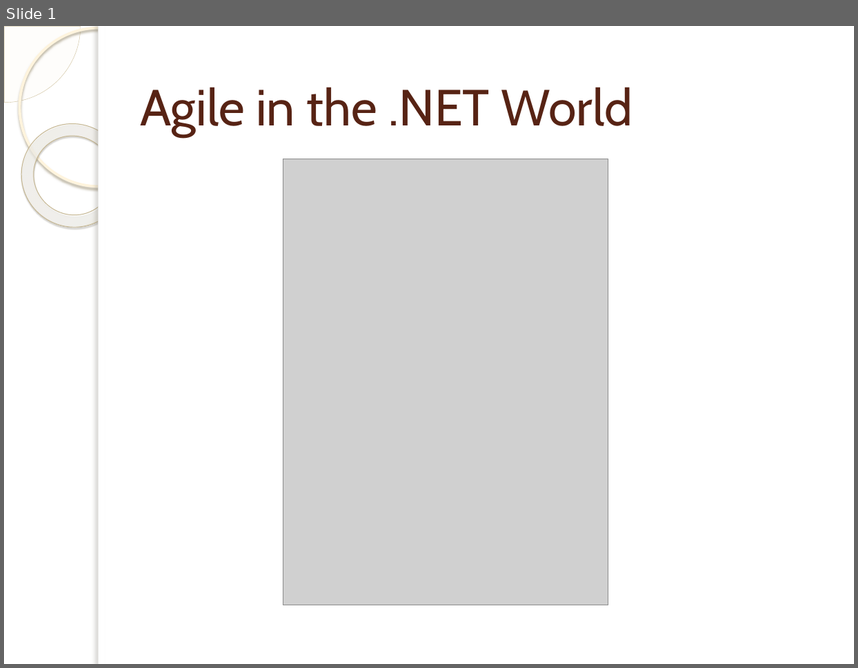
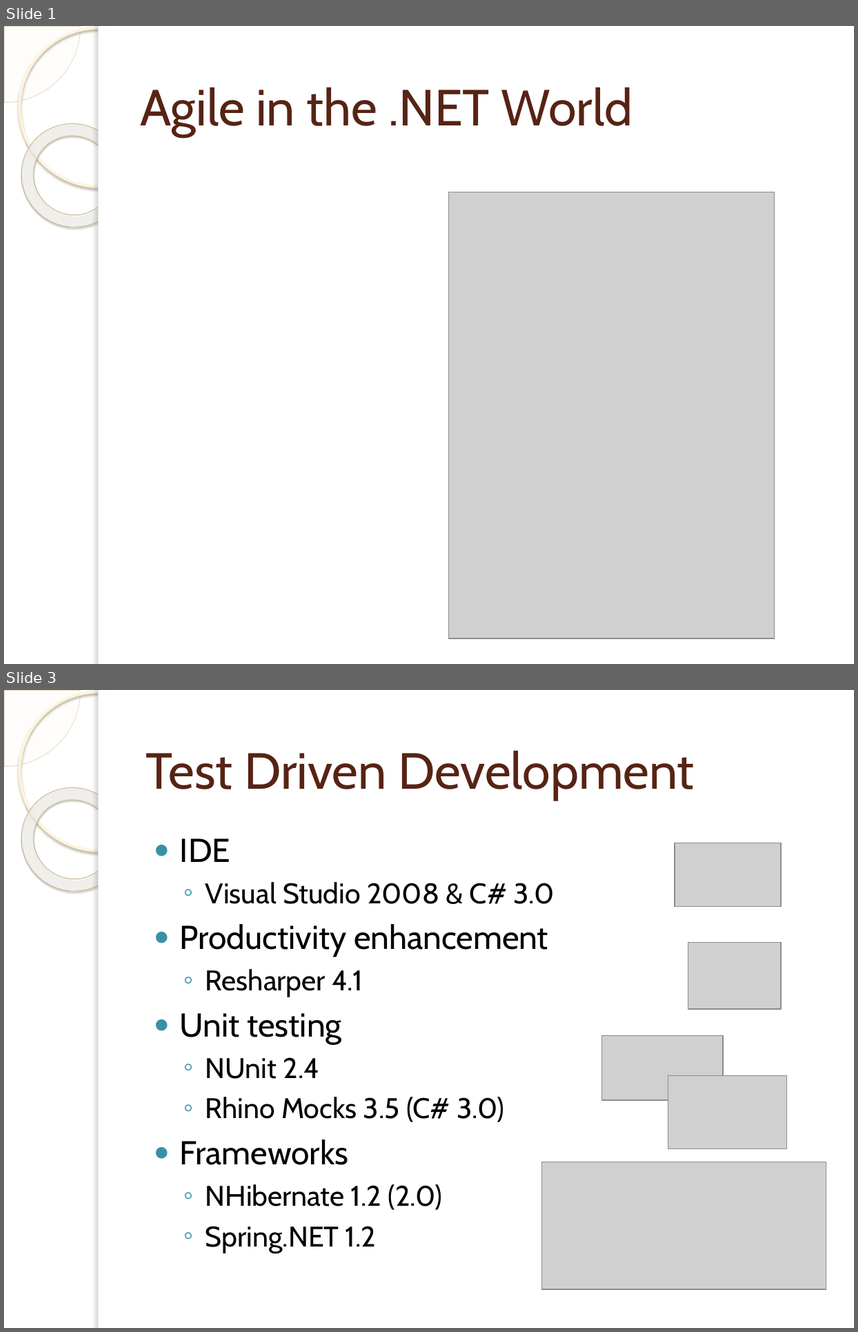
Before and after one commit to michelgrootjans/foresee, a slide deck: Agile.net/dotnet.pptx. Shown one above the other, each under a label of ours: slide 1 before the commit, slides 1 and 3 after it; the slides between them are not shown. The pictures are 858x668 and 858x1332 pixels, drawn with LibreOffice and Linux fonts; fonts in the diff are those of the drawing; grey boxes stand for pictures; background and template pictures are left out. Boxes give left, top, right and bottom in pixels: in the first picture for what was removed or moved away, otherwise in the second. Text is boxed around its words. In the diff, an @@ line names an element or a change of style, - is before the commit and + after.

```diff
--- a/Agile.net/dotnet.pptx
+++ b/Agile.net/dotnet.pptx
@@ slide 3 added at (x1=4, y1=690, x2=854, y2=1328), background picture (left out); not listed: 5 template elements that a slide beside it also shows @@
@@ title added at (x1=145, y1=750, x2=694, y2=800), 43 pt, text #572314 @@
+Test Driven Development
@@ text added at (x1=180, y1=838, x2=555, y2=1252), 24 pt, text #000000 @@
+● IDE
+  ◦ Visual Studio 2008 & C# 3.0
+● Productivity enhancement
+  ◦ Resharper 4.1
+● Unit testing
+  ◦ NUnit 2.4
+  ◦ Rhino Mocks 3.5 (C# 3.0)
+● Frameworks
+  ◦ NHibernate 1.2 (2.0)
+  ◦ Spring.NET 1.2
@@ picture added at (x1=675, y1=843, x2=781, y2=907) @@
@@ picture added at (x1=688, y1=943, x2=781, y2=1009) @@
@@ picture added at (x1=602, y1=1035, x2=723, y2=1100) @@
@@ picture added at (x1=668, y1=1075, x2=787, y2=1148) @@
@@ picture added at (x1=542, y1=1162, x2=826, y2=1290) @@
@@ slide 1 changed as well @@
@@ picture moved from (x1=283, y1=158, x2=608, y2=605) to (x1=448, y1=192, x2=774, y2=638) @@
```
Also in this commit, not shown: 4 other slides changed, 2 other slides added, 2 slides removed, 1 other file.
